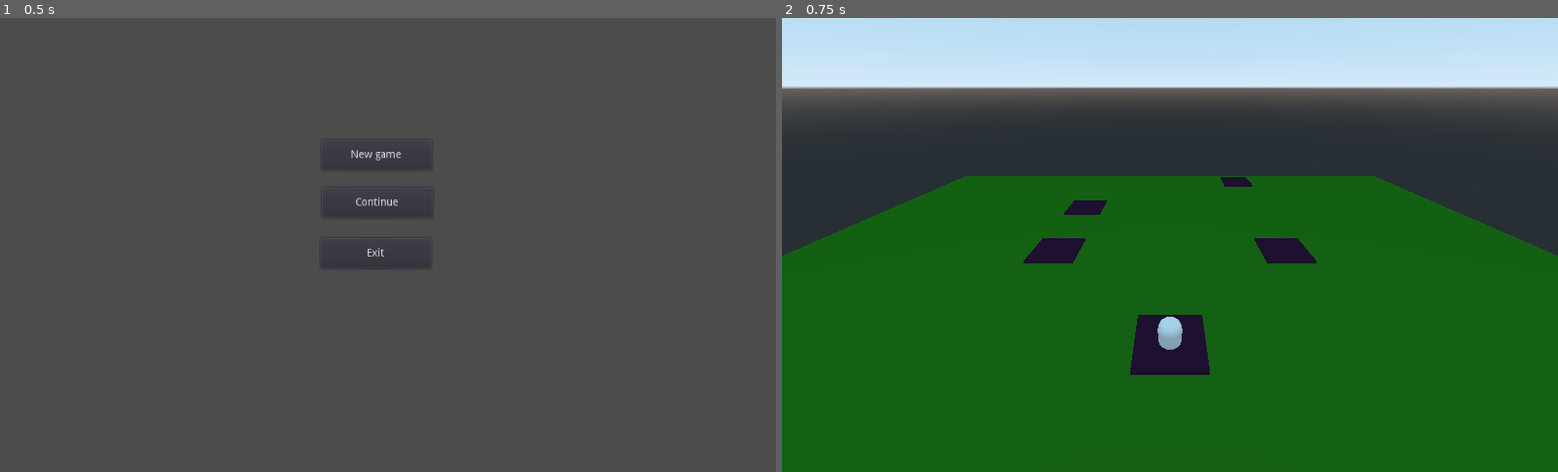
Above: before the commit, frames 1-2 (left to right).
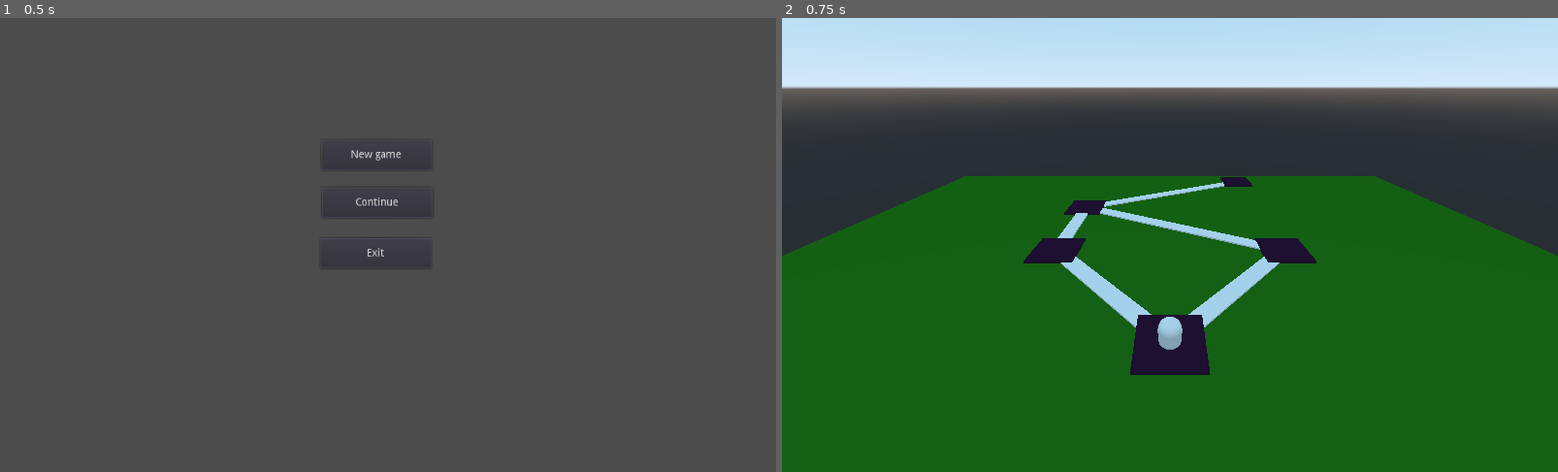
Above: after the commit, the same moments.

Repository: tpgame-spbstu/Tabletop-roguelike
Game: Godot game, scene res://main_menu.tscn
The game is run twice, just before and just after one commit, with the same random seed, the same clock (stepped at 60 frames per second) and the same inputs.
Inputs:
- Up to frame 1 (0.5 s): no input
- Up to frame 2 (0.75 s): click "New game" at 0.5 s

Frame 1 is identical in both runs. In frame 2, 1.5% of the frame differs, in the area x 35-65%, y 36-69%.

Commit message:
Добавил отрисовку пути при помощи растягивания #60

Diff:
--- a/map.gd
+++ b/map.gd
@@ -6,8 +6,11 @@
 var game_config
 var map_config
 var current_map_point
+var PathSection = load("res://path_section.tscn")
+onready var Paths = $Paths
 onready var character = $character
 
+const PATH_WIDTH = 2
 const SPACE = 15.0
 
 
@@ -50,6 +53,29 @@
 		# initialize the tile
 		point.initialize(self, tile)
 
+		# draw the paths
+		for dest in map_config.map_location_graph[tile]:
+			var path_sec = PathSection.instance()
+			var dx = (dest.pos.x - tile.pos.x) * SPACE
+			var dy = (dest.pos.y - tile.pos.y) * SPACE
+			# rotate the section
+			# ATTENTION the rotation is done clockwise, not anticlockwise
+			var angle = -PI / 2
+			if dx != 0:
+				var alpha = abs(dy / dx)
+				angle = atan(-alpha if dx * dy > 0 else alpha)
+			path_sec.rotate_y(angle)
+
+			# put the section's center to the medium point of the line between two locations' points
+			path_sec.set_translation(Vector3((tile.pos.x + dest.pos.x)/ 2, 0, (tile.pos.y + dest.pos.y) / 2) * SPACE)
+
+			var scale: Vector3 = path_sec.get_scale()
+			# | | -> |     |, | is PATH_WIDTH, z^->x
+			path_sec.set_scale(Vector3(sqrt(pow(dx, 2) + pow(dy, 2) - pow(PATH_WIDTH, 2)), scale.y, PATH_WIDTH))
+
+			Paths.add_child(path_sec)
+
+
 
 var waiting_animation := false
 
--- a/map.tscn
+++ b/map.tscn
@@ -20,6 +20,10 @@
 [node name="map" type="Spatial"]
 transform = Transform( 5, 0, 0, 0, 5, 0, 0, 0, 5, 0, 0, 0 )
 script = ExtResource( 1 )
+__meta__ = {
+"_edit_group_": true,
+"_edit_lock_": true
+}
 
 [node name="WorldEnvironment" type="WorldEnvironment" parent="."]
 environment = SubResource( 2 )
@@ -46,3 +50,5 @@
 transform = Transform( -1, 4.37114e-08, -7.57103e-08, 0, 0.866025, 0.5, 8.74228e-08, 0.5, -0.866025, 1.90735e-06, 18.6789, -15.8874 )
 fov = 79.5
 far = 406.3
+
+[node name="Paths" type="Spatial" parent="."]
--- /dev/null
+++ b/path_section.tscn
@@ -0,0 +1,14 @@
+[gd_scene load_steps=2 format=2]
+
+[sub_resource type="CubeMesh" id=6]
+size = Vector3( 1, 0.2, 1 )
+
+[node name="path_section" type="Spatial"]
+__meta__ = {
+"_edit_group_": true,
+"_edit_lock_": true
+}
+
+[node name="path_sec_body" type="MeshInstance" parent="."]
+mesh = SubResource( 6 )
+material/0 = null
